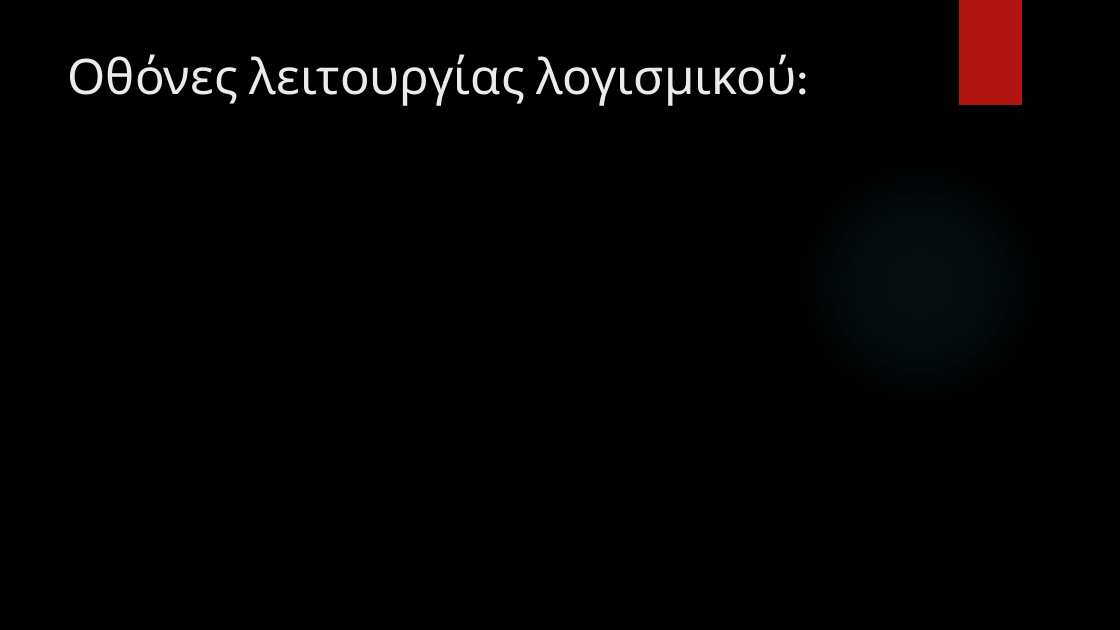
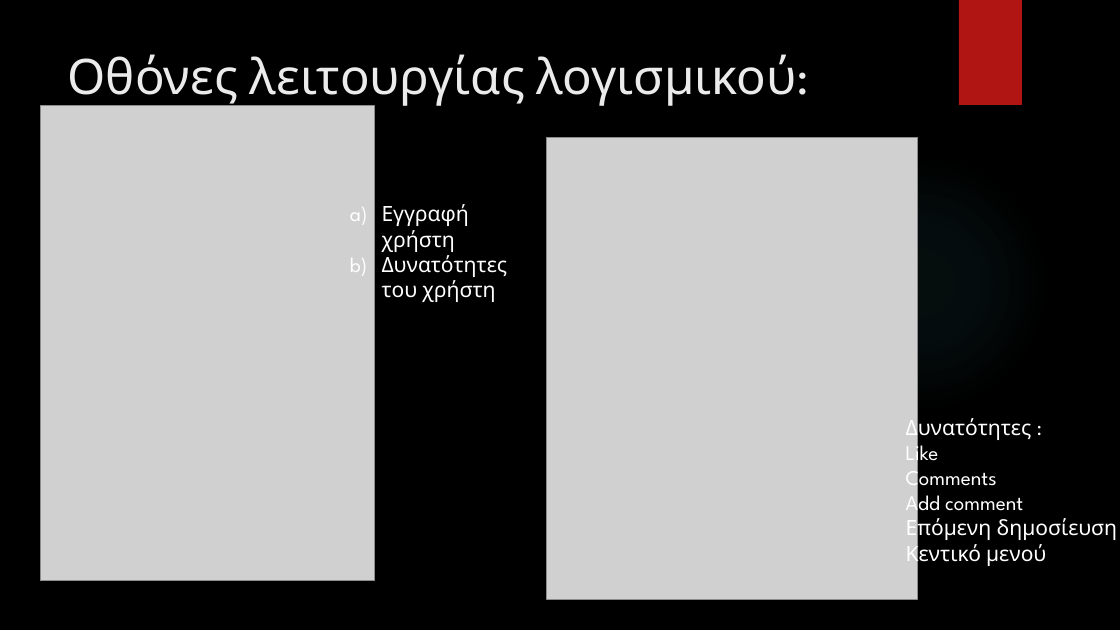
Before and after one commit to gsklavounakos/TBP, a slide deck: slide 2 of τριτη παρουσιαση.pptx. Drawn at 1120x630 pixels with LibreOffice and Linux fonts; fonts in the diff are those of the drawing; grey boxes stand for pictures; background and template pictures are left out. Boxes give left, top, right and bottom in pixels: in the first picture for what was removed or moved away, otherwise in the second. Text is boxed around its words. In the diff, an @@ line names an element or a change of style, - is before the commit and + after.

```diff
--- a/τριτη παρουσιαση.pptx
+++ b/τριτη παρουσιαση.pptx
@@ picture added at <box>40,106,375,581</box> @@
@@ picture added at <box>546,137,918,599</box> @@
@@ text added at <box>382,204,508,302</box>, 18 pt, text #FFFFFF @@
+a) Εγγραφή χρήστη
+b) Δυνατότητες του χρήστη
@@ text added at <box>906,415,1118,568</box>, 18 pt, text #FFFFFF @@
+Δυνατότητες :
+Like
+Comments
+Add comment
+Επόμενη δημοσίευση
+Κεντικό μενού
```
Also in this commit, not shown: 1 other slide changed.
